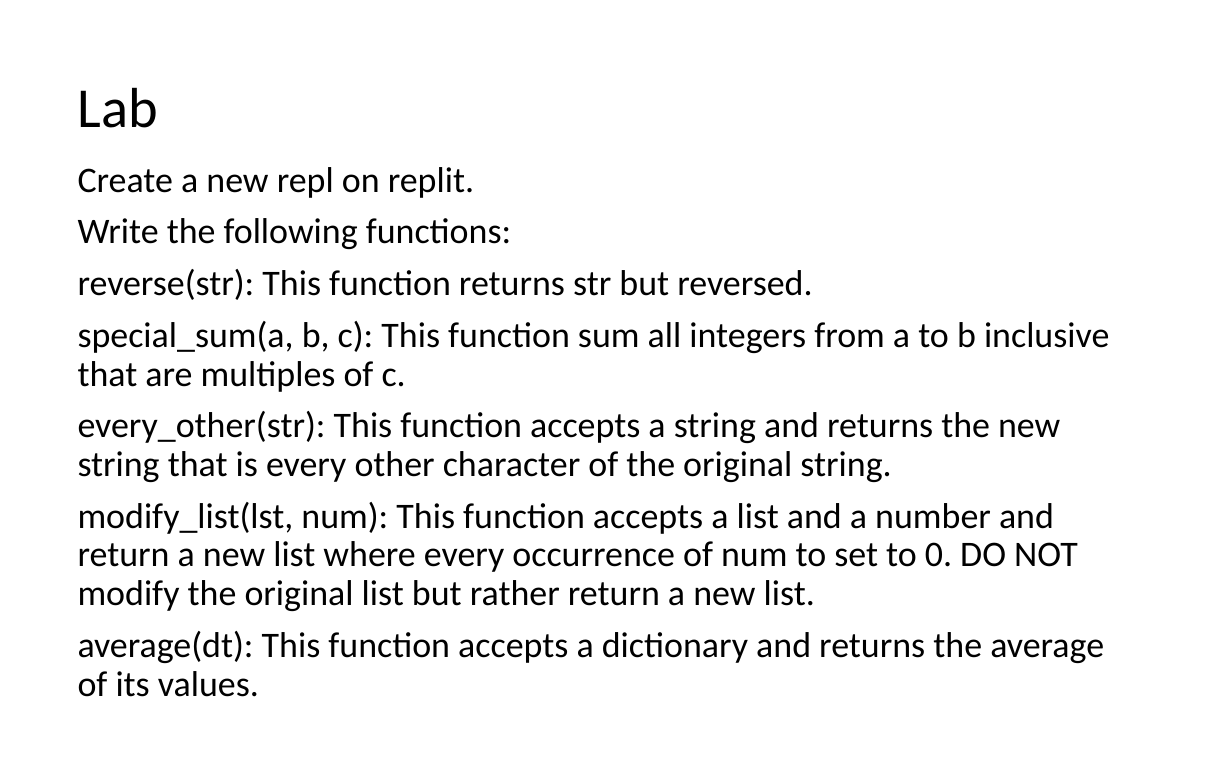
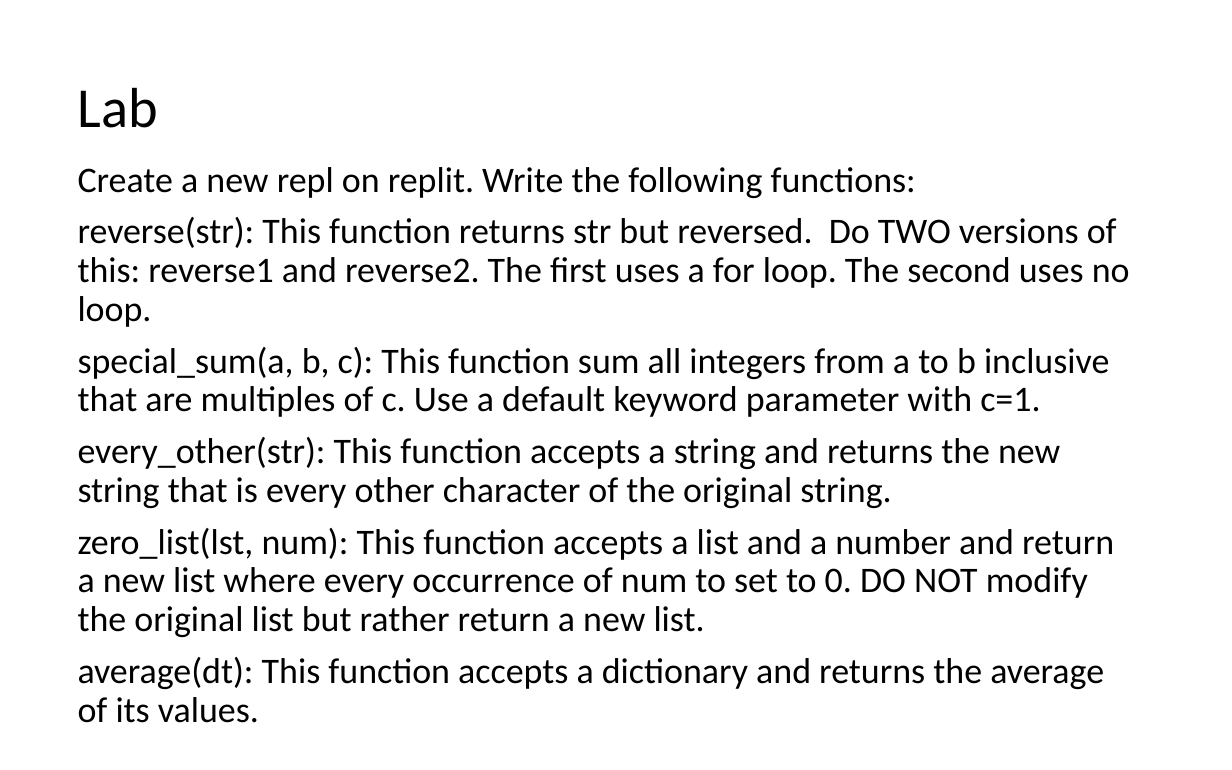
Before and after one commit to LongBaoNguyen/longbaonguyen.github.io, a slide deck: slide 32 of courses/apcsp/lect8.pptx. Drawn at 1232x770 pixels with LibreOffice and Linux fonts; fonts in the diff are those of the drawing. Boxes give left, top, right and bottom in pixels: in the first picture for what was removed or moved away, otherwise in the second. Text is boxed around its words. In the diff, an @@ line names an element or a change of style, - is before the commit and + after.

```diff
--- a/courses/apcsp/lect8.pptx
+++ b/courses/apcsp/lect8.pptx
@@ text at box(78, 167, 1130, 417): text changed @@
-Create a new repl on replit.
-Write the following functions:
-reverse(str): This function returns str but reversed.
-special_sum(a, b, c): This function sum all integers from a to b inclusive that are multiples of c.
+Create a new repl on replit. Write the following functions:
+reverse(str): This function returns str but reversed. Do TWO versions of this: reverse1 and reverse2. The first uses a for loop. The second uses no loop.
+special_sum(a, b, c): This function sum all integers from a to b inclusive that are multiples of c. Use a default keyword parameter with c=1.
@@ text at box(78, 528, 1114, 637): text changed @@
-modify_list(lst, num): This function accepts a list and a number and return a new list where every occurrence of num to set to 0. DO NOT modify the original list but rather return a new list.
+zero_list(lst, num): This function accepts a list and a number and return a new list where every occurrence of num to set to 0. DO NOT modify the original list but rather return a new list.
```
Also in this commit, not shown: 1 other file.
